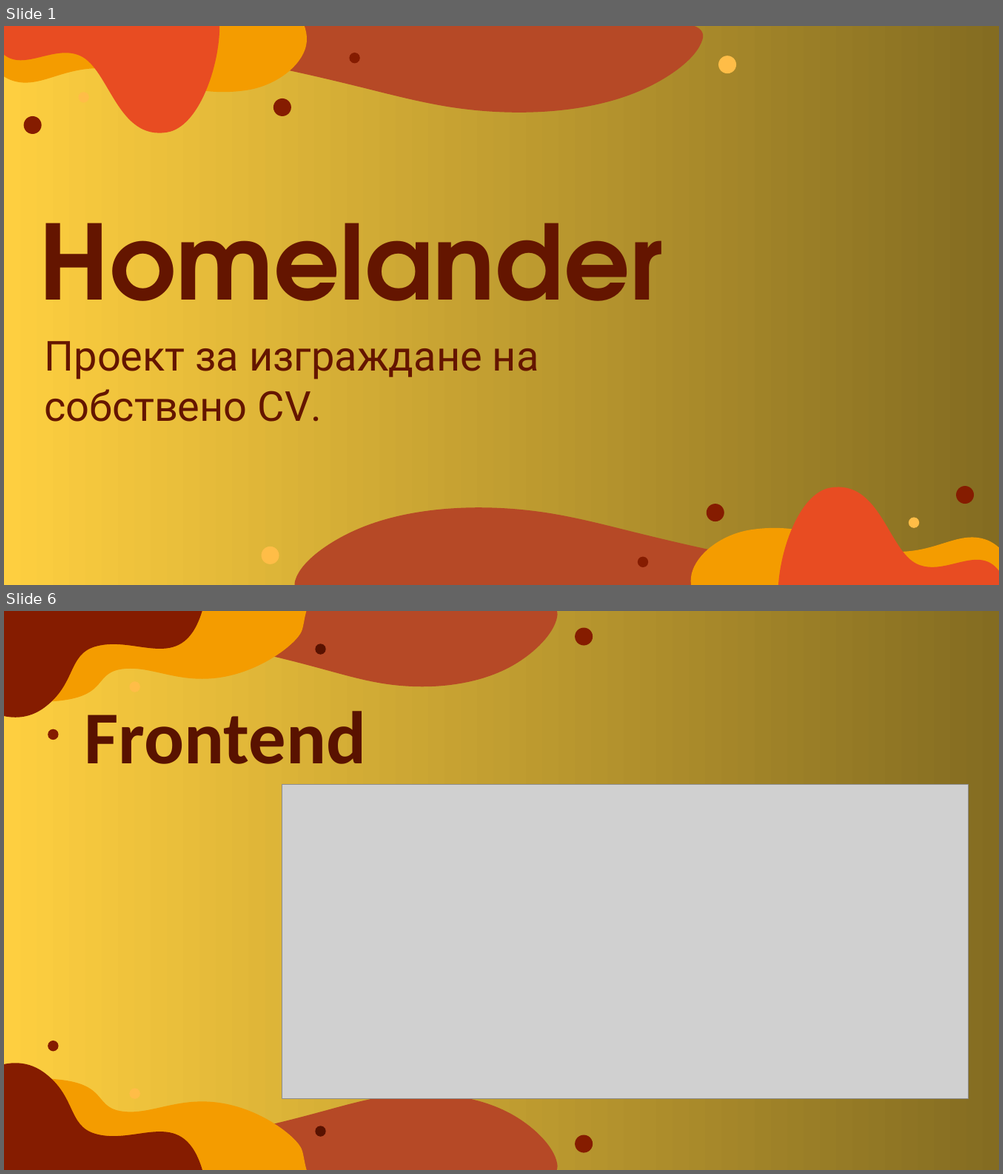
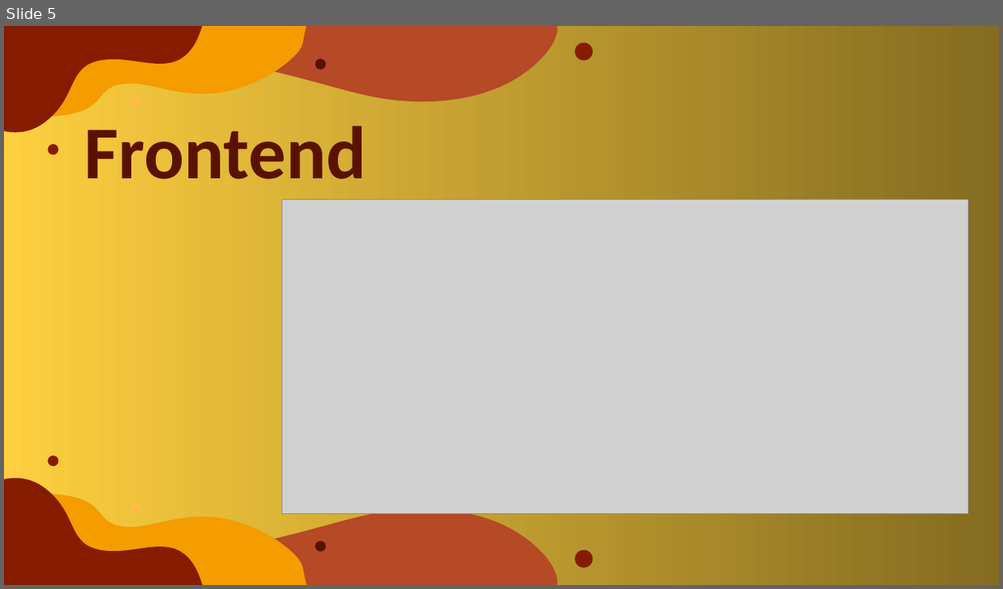
Before and after one commit to EGGeorgieva21/HOMELANDER, a slide deck: docs/Presentation.pptx. Shown one above the other, each under a label of ours: slides 1 and 6 before the commit, slide 5 after it; the slides between them are not shown. The pictures are 1003x1174 and 1003x589 pixels, drawn with LibreOffice and Linux fonts; fonts in the diff are those of the drawing; grey boxes stand for pictures. Boxes give left, top, right and bottom in pixels: in the first picture for what was removed or moved away, otherwise in the second. Text is boxed around its words. In the diff, an @@ line names an element or a change of style, - is before the commit and + after.

```diff
--- a/docs/Presentation.pptx
+++ b/docs/Presentation.pptx
@@ slide 1 removed at <box>4,26,999,585</box>, background gradient #FECF40 to #846C21 @@
@@ freeform shape removed at <box>4,26,708,113</box> @@
@@ freeform shape removed at <box>4,26,307,93</box> @@
@@ freeform shape removed at <box>4,26,219,141</box> @@
@@ ellipse removed at <box>350,53,360,63</box> @@
@@ ellipse removed at <box>718,56,736,74</box> @@
@@ ellipse removed at <box>79,92,89,102</box> @@
@@ ellipse removed at <box>273,99,291,116</box> @@
@@ ellipse removed at <box>23,116,41,134</box> @@
@@ title removed at <box>40,187,663,342</box> @@
-Homelander
@@ text removed at <box>45,341,539,422</box> @@
-Проект за изграждане на собствено CV.
@@ freeform shape removed at <box>778,480,999,585</box> @@
@@ ellipse removed at <box>956,486,974,504</box> @@
@@ freeform shape removed at <box>290,508,999,585</box> @@
@@ ellipse removed at <box>706,504,724,522</box> @@
@@ freeform shape removed at <box>690,528,999,585</box> @@
@@ ellipse removed at <box>908,517,919,528</box> @@
@@ ellipse removed at <box>262,547,279,565</box> @@
@@ ellipse removed at <box>637,557,648,568</box> @@
@@ what was slide 6 is now slide 5 @@
```
Also in this commit, not shown: 1 slide changed, 4 slides added, 4 other slides removed.
